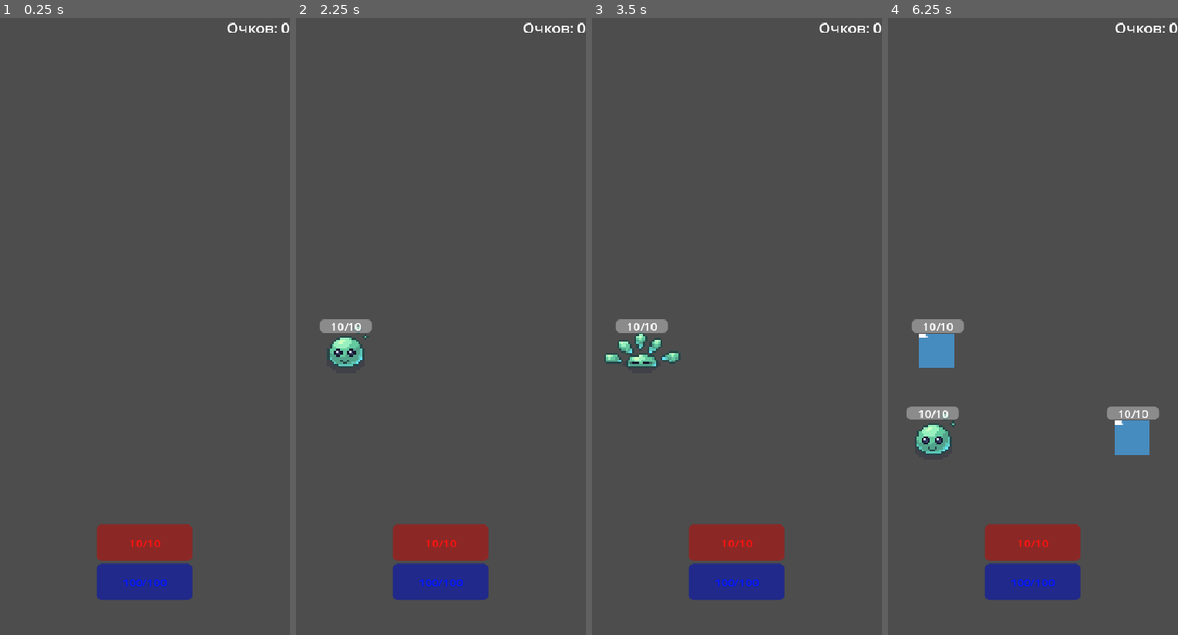
Above: before the commit, frames 1-4 (left to right).
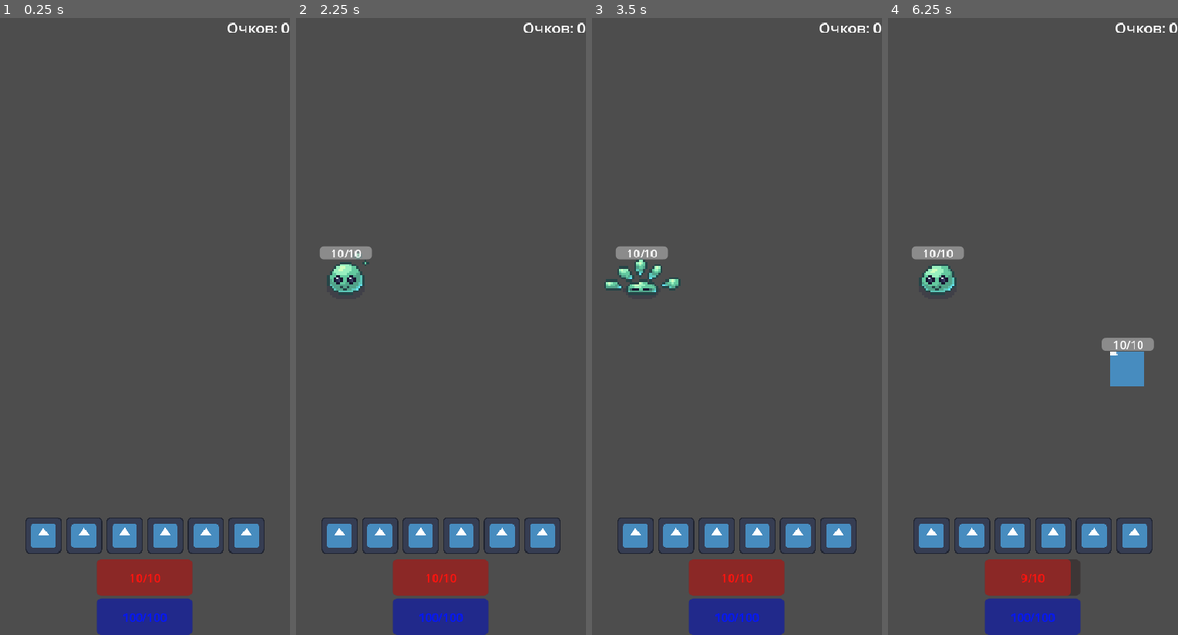
Above: after the commit, the same moments.

Repository: Spirichyels/Crit-or-Quit3
Game: Godot game, scene res://Scenes/Screens/TestScene/test_scene.tscn
The game is run twice, just before and just after one commit, with the same random seed, the same clock (stepped at 60 frames per second) and the same inputs. The engine's default icon, where the game draws it, is replaced by a stand-in: a white triangle on a blue panel in a dark square.
Inputs (mouse positions are in pixels of both pictures, inside the frame that each line leads up to):
- Up to frame 1 (0.25 s): no input
- Up to frame 2 (2.25 s): click (339, 536) at 0.52 s; click (380, 536) at 1.27 s; click (420, 536) at 2.02 s
- Up to frame 3 (3.5 s): click (757, 536) at 2.77 s
- Up to frame 4 (6.25 s): click (1093, 536) at 3.52 s; click (1134, 536) at 4.27 s; click (931, 536) at 5.02 s; click (972, 536) at 5.77 s

The runs differ from the first frame. In frame 1, 7.4% of the frame differs, in the area x 8-92%, y 80-100%; in frame 2, 9.3%; in frame 3, 9.6%; in frame 4, 12%, in the area x 6-94%, y 37-100%.

Commit message:
nu skills dobavil 16.10.26

Diff:
--- a/Global/Global.gd
+++ b/Global/Global.gd
@@ -20,4 +20,8 @@
 		SCORE = value
 		emit_signal("score_changed")
 
+var DIFFICULTY = 0:
+	set(value):
+		DIFFICULTY = value
+
 var PLAYER_SCORE = 0
--- a/Scenes/Entites/Enemie/enemie.gd
+++ b/Scenes/Entites/Enemie/enemie.gd
@@ -10,9 +10,14 @@
 
 @onready var hp_bar: sp4_ValueProgressBar = $VBoxContainer/Control/Skin/hpBar
 
+#Эти 2 переменные нужны для защиты от 2 клика на телефоне
+var _last_click := 0.0
+const _CLICK_COOLDOWN := 0.1
+#--------------------------------
 
 var isBlocking = false
 var onDeath = true
+var onReady = true
 var onVisible = false:
 	set(value):
 		onVisible = value
@@ -32,7 +37,8 @@
 	set(value):
 		current_hp = value
 		hp_bar.current_hp_changed(current_hp)
-		if current_hp == 0:
+		if current_hp <= 0:
+			current_hp = 0
 			state = DEATH
 
 var max_hp = -1:
@@ -43,21 +49,29 @@
 var state: int = INITIAL:
 	set(value):
 		state = value
+		if (id_buttons == 1):
+			print(state)
 		match state:
 			IDLE:
 				#print(state)
 				if not onDeath:
 					idle_state()
+				else:
+					fix_state(state)
 				pass
 			ATTACK:
 				#print(state)
 				if not onDeath:
 					attack_state()
+				else:
+					fix_state(state)
 				pass
 			TIME_BLOCK:
 				#print(state)
 				if not onDeath:
 					time_block_state()
+				else:
+					fix_state(state)
 				pass
 			DAMAGE:
 				#damage_state()
@@ -66,14 +80,21 @@
 				if not onDeath:
 					death_state()
 					Global.SCORE += 10
+				else:
+					fix_state(state)
 				pass
 			REBORN:
-				reborn_state()
+				print("onReady: ", onReady, "onDeath: " ,onDeath)
+				if onReady:
+					reborn_state()
+				else:
+					print("не могу оживиться")
 			INITIAL:
 				initial_state()
 
 
 func idle_state():
+	onReady = false
 	timer_to_attack.start(1)
 	animated_sprite_2d.play("IDLE")
 func attack_state():
@@ -88,21 +109,26 @@
 	timer_to_block.start(randf_range(1.0, 3.0))
 	pass
 func death_state():
+	onDeath = true
 	timer_to_attack.stop()
 	timer_to_block.stop()
-	onDeath = true
 	animated_sprite_2d.stop()
 	animated_sprite_2d.play("DEATH")
 	await animated_sprite_2d.animation_finished
 	onVisible = false
+	onReady = true
 	pass
 func reborn_state():
+	print("reborn_state")
+	onVisible = false
+
 	animated_sprite_2d.stop()
 
-	max_hp = 10
-	current_hp = 10
-
+	max_hp = 10 + Global.DIFFICULTY
+	current_hp = max_hp
 	onDeath = false
+
+
 	state = IDLE
 	onVisible = true
 
@@ -111,7 +137,8 @@
 	onDeath = true
 	onVisible = false
 
-
+func fix_state(_state):
+	print(state ," не сработал")
 
 func _ready() -> void:
 	label.text = str(id_buttons)
@@ -131,32 +158,24 @@
 	pass
 
 func _stop_block():
-	timer_to_block.stop()
-	state = IDLE
+	if state != DEATH and onDeath == false and onReady == false:
+		timer_to_block.stop()
+		if not onDeath:
+			state = IDLE
 
 
 func _on_timer_to_block_timeout() -> void:
-	_stop_block()
-	if !isBlocking:
-		print(id_buttons,": Нанес урон")
-		Global.PLAYER_CURRENT_HP -= 1
-	isBlocking = false
+	if state != DEATH and onDeath == false and onReady == false:
+		_stop_block()
+		if !isBlocking:
+			if not onDeath:
+				print(id_buttons,": Нанес урон")
+				Global.PLAYER_CURRENT_HP -= 1
+			else:
+				print(id_buttons,": Пытается бить мертвым, но у него ничего не выходит")
+		isBlocking = false
 
 	pass # Replace with function body.
-
-
-#func _on_control_gui_input(event: InputEvent) -> void:
-	#if Input.is_action_just_pressed("mouse_left"):
-		#if state == TIME_BLOCK:
-			#isBlocking = true
-			#_stop_block()
-			#print("Увернулся от ",id_buttons)
-		#isBlocking = false
-		##print("Выбрана зона монтра: ",id_buttons)
-	#pass
-
-var _last_click := 0.0
-const _CLICK_COOLDOWN := 0.1
 
 
 
@@ -168,33 +187,22 @@
 	pass
 
 func _handle_click():
-	var now = Time.get_ticks_msec() / 1000.0
-	if now - _last_click < _CLICK_COOLDOWN:
-		return
-	_last_click = now
-
-	if state == TIME_BLOCK:
-		isBlocking = true
-		_stop_block()
-		print("Увернулся от ", id_buttons)
-	else:
-		current_hp -= 1
-	isBlocking = false
-
-#func _on_color_rect_gui_input(event: InputEvent) -> void:
-	#if Input.is_action_just_pressed("mouse_left"):
-		#if state == TIME_BLOCK:
-			#isBlocking = true
-			#_stop_block()
-			#print("Увернулся от ",id_buttons)
-		#else:
-			#current_hp -= 1
-		#isBlocking = false
-		#
-		##print("Выбрана зона монтра: ",id_buttons)
-	#pass
+	if state != DEATH and onDeath == false and onReady == false:
+		var now = Time.get_ticks_msec() / 1000.0
+		if now - _last_click < _CLICK_COOLDOWN:
+			return
+		_last_click = now
+
+		if state == TIME_BLOCK:
+			isBlocking = true
+			_stop_block()
+			print("Увернулся от ", id_buttons)
+		else:
+			current_hp -= 1
+		isBlocking = false
+
 
 func _on_timer_to_attack_timeout() -> void:
-	if state == IDLE and onDeath == false:
+	if state == IDLE and onDeath == false and onReady == false:
 		state = ATTACK
 	pass # Replace with function body.
--- a/Scenes/Entites/Player/Player.tscn
+++ b/Scenes/Entites/Player/Player.tscn
@@ -4,59 +4,50 @@
 [ext_resource type="Script" uid="uid://mms3rge4jqdh" path="res://Scenes/Entites/Player/player.gd" id="1_lsphr"]
 [ext_resource type="Script" uid="uid://c2ofine0wrkeh" path="res://addons/Sp4/valueProgresBar/sp4_value_progress_bar.gd" id="1_rt0av"]
 
-[node name="Player" type="Control"]
-custom_minimum_size = Vector2(0, 200)
-layout_mode = 3
-anchors_preset = 12
-anchor_top = 1.0
-anchor_right = 1.0
-anchor_bottom = 1.0
-grow_horizontal = 2
-grow_vertical = 0
-script = ExtResource("1_lsphr")
-
-[node name="HBoxContainer" type="HBoxContainer" parent="."]
-layout_mode = 1
+[node name="Player" type="HBoxContainer"]
 anchors_preset = 15
 anchor_right = 1.0
 anchor_bottom = 1.0
 grow_horizontal = 2
 grow_vertical = 2
 alignment = 1
+script = ExtResource("1_lsphr")
 
-[node name="Null1" parent="HBoxContainer" instance=ExtResource("1_cdc8y")]
+[node name="Null1" parent="." instance=ExtResource("1_cdc8y")]
 layout_mode = 2
 
-[node name="VBoxContainer" type="VBoxContainer" parent="HBoxContainer"]
+[node name="VBC" type="VBoxContainer" parent="."]
 layout_mode = 2
 size_flags_horizontal = 3
-alignment = 1
+alignment = 2
 
-[node name="HelthPotionBar" type="ProgressBar" parent="HBoxContainer/VBoxContainer"]
+[node name="HelthPotionBar" type="ProgressBar" parent="VBC"]
+unique_name_in_owner = true
 modulate = Color(1, 0.07450981, 0.05490196, 1)
 custom_minimum_size = Vector2(30, 50)
 layout_mode = 2
 size_flags_horizontal = 3
-size_flags_vertical = 4
+size_flags_vertical = 3
 size_flags_stretch_ratio = 2.0
 value = 100.0
 show_percentage = false
 script = ExtResource("1_rt0av")
 metadata/_custom_type_script = "uid://c2ofine0wrkeh"
 
-[node name="ManaPotionBar" type="ProgressBar" parent="HBoxContainer/VBoxContainer"]
+[node name="ManaPotionBar" type="ProgressBar" parent="VBC"]
+unique_name_in_owner = true
 self_modulate = Color(0.011764706, 0.08627451, 1, 1)
 custom_minimum_size = Vector2(30, 50)
 layout_mode = 2
 size_flags_horizontal = 3
-size_flags_vertical = 4
+size_flags_vertical = 3
 size_flags_stretch_ratio = 2.0
 value = 100.0
 show_percentage = false
 script = ExtResource("1_rt0av")
 metadata/_custom_type_script = "uid://c2ofine0wrkeh"
 
-[node name="Null2" type="Control" parent="HBoxContainer"]
+[node name="Null2" type="Control" parent="."]
 layout_mode = 2
 size_flags_horizontal = 3
 size_flags_vertical = 3
--- a/Scenes/Entites/Player/player.gd
+++ b/Scenes/Entites/Player/player.gd
@@ -1,6 +1,7 @@
-extends Control
+extends HBoxContainer
 
-@onready var helth_potion_bar: sp4_ValueProgressBar = $HBoxContainer/VBoxContainer/HelthPotionBar
+@onready var helth_potion_bar: sp4_ValueProgressBar = %HelthPotionBar
+@onready var mana_potion_bar: sp4_ValueProgressBar = %ManaPotionBar
 
 
 func _ready() -> void:
--- a/Scenes/Entites/PoleEnimies/PoleEnemies.tscn
+++ b/Scenes/Entites/PoleEnimies/PoleEnemies.tscn
@@ -91,4 +91,9 @@
 wait_time = 2.0
 autostart = true
 
+[node name="TimerOnDiffculty" type="Timer" parent="."]
+wait_time = 10.0
+autostart = true
+
 [connection signal="timeout" from="TimerOnAttack" to="." method="_on_timer_on_attack_timeout"]
+[connection signal="timeout" from="TimerOnDiffculty" to="." method="_on_timer_on_diffculty_timeout"]
--- a/Scenes/Entites/PoleEnimies/pole_enemies.gd
+++ b/Scenes/Entites/PoleEnimies/pole_enemies.gd
@@ -8,6 +8,9 @@
 @onready var enemie_3: Control = $MC/VBC/LineDown/Enemie3
 @onready var enemie_2: Control = $MC/VBC/LineDown/Enemie2
 @onready var enemie_1: Control = $MC/VBC/LineDown/Enemie1
+
+@onready var timer_on_attack: Timer = $TimerOnAttack
+
 
 var enemies = []
 enum {
@@ -22,22 +25,22 @@
 
 
 func _ready() -> void:
-	enemies.push_back(enemie_9)
-	enemies.push_back(enemie_8)
-	enemies.push_back(enemie_7)
-	enemies.push_back(enemie_6)
-	enemies.push_back(enemie_5)
-	enemies.push_back(enemie_4)
-	enemies.push_back(enemie_3)
-	enemies.push_back(enemie_2)
-	enemies.push_back(enemie_1)
+	enemies.push_front(enemie_9)
+	enemies.push_front(enemie_8)
+	enemies.push_front(enemie_7)
+	enemies.push_front(enemie_6)
+	enemies.push_front(enemie_5)
+	enemies.push_front(enemie_4)
+	enemies.push_front(enemie_3)
+	enemies.push_front(enemie_2)
+	enemies.push_front(enemie_1)
 
 	await get_tree().process_frame
 	for i in enemies:
 		#print(i.size.x) #размер Enemy
 		i.update_sizes()
 		i.state = INITIAL
-		print("onDeath: ",i.onDeath)
+		#print("onDeath: ",i.onDeath)
 
 
 func _process(delta: float) -> void:
@@ -52,9 +55,19 @@
 
 
 func _on_timer_on_attack_timeout() -> void:
+	timer_on_attack.wait_time = randi_range(1,8)
+	print("_on_timer_on_attack_timeout")
 	#enemies[randi_range(0,8)].state = ATTACK
 	var enemy = enemies[randi_range(0,8)]
+	#var enemy = enemies[0]
+
 	if enemy.onDeath:
-		enemy.state = REBORN
+		if enemy.onReady:
+			enemy.state = REBORN
 
 	pass # Replace with function body.
+
+
+func _on_timer_on_diffculty_timeout() -> void:
+	Global.DIFFICULTY +=1
+	pass # Replace with function body.
--- a/Scenes/Screens/TestScene/test_scene.gd
+++ b/Scenes/Screens/TestScene/test_scene.gd
@@ -1,5 +1,25 @@
 extends Node2D
 
+
+
+enum SCENE {
+	INITIAL,
+	GAME,
+	PAUSE,
+	END
+}
+
+var scene_state = SCENE.INITIAL:
+	set(value):
+		match scene_state:
+			SCENE.INITIAL:
+				pass
+			SCENE.GAME:
+				pass
+			SCENE.PAUSE:
+				pass
+			SCENE.END:
+				pass
 
 func _ready() -> void:
 
--- a/Scenes/Screens/TestScene/test_scene.tscn
+++ b/Scenes/Screens/TestScene/test_scene.tscn
@@ -1,10 +1,11 @@
-[gd_scene load_steps=6 format=3 uid="uid://uegp1r7f0vww"]
+[gd_scene load_steps=7 format=3 uid="uid://uegp1r7f0vww"]
 
 [ext_resource type="PackedScene" uid="uid://cf7owwxm233vb" path="res://Scenes/Entites/null_1.tscn" id="1_h2g7r"]
 [ext_resource type="PackedScene" uid="uid://kwfejwemim5s" path="res://Scenes/Entites/Player/Player.tscn" id="1_nkwoh"]
 [ext_resource type="Script" uid="uid://cc1yvfc6cft8i" path="res://Scenes/Screens/TestScene/test_scene.gd" id="1_q0s8j"]
 [ext_resource type="Script" uid="uid://5ea0ol4x880n" path="res://Scenes/Screens/TestScene/score.gd" id="2_ctvf0"]
 [ext_resource type="PackedScene" uid="uid://61s8g0ac71or" path="res://Scenes/Entites/PoleEnimies/PoleEnemies.tscn" id="2_q0s8j"]
+[ext_resource type="PackedScene" uid="uid://comcnvbdmkmmr" path="res://Scenes/UI/SkillsBar/skills_bar.tscn" id="5_oteb4"]
 
 [node name="TestScene" type="Node2D"]
 script = ExtResource("1_q0s8j")
@@ -46,7 +47,11 @@
 layout_mode = 2
 size_flags_vertical = 3
 
+[node name="SkillsBar" parent="CanvasLayerPlayer/VBoxContainer" instance=ExtResource("5_oteb4")]
+layout_mode = 2
+
 [node name="Player" parent="CanvasLayerPlayer/VBoxContainer" instance=ExtResource("1_nkwoh")]
 layout_mode = 2
+size_flags_stretch_ratio = 0.0
 
 [node name="CanvasLayer" type="CanvasLayer" parent="."]
--- /dev/null
+++ b/Scenes/UI/SkillsBar/Skill/skill.gd
@@ -0,0 +1,9 @@
+extends TextureButton
+
+var max_size_x = 50
+var max_size_y = 50
+
+
+func setScale(x):
+	scale.x = x
+	scale.x = x
--- /dev/null
+++ b/Scenes/UI/SkillsBar/Skill/skill.tscn
@@ -0,0 +1,18 @@
+[gd_scene load_steps=3 format=3 uid="uid://88ms5kpesgqf"]
+
+[ext_resource type="Script" uid="uid://utabxcthspmi" path="res://Scenes/UI/SkillsBar/Skill/skill.gd" id="1_ovgbl"]
+[ext_resource type="Texture2D" uid="uid://w0yl05xq4q8o" path="res://icon.svg" id="1_yq42r"]
+
+[node name="Skill" type="TextureButton"]
+clip_contents = true
+custom_minimum_size = Vector2(50, 50)
+offset_right = 64.0
+offset_bottom = 64.0
+size_flags_horizontal = 3
+size_flags_vertical = 3
+texture_normal = ExtResource("1_yq42r")
+ignore_texture_size = true
+stretch_mode = 5
+script = ExtResource("1_ovgbl")
+
+[connection signal="resized" from="." to="." method="_on_resized"]
--- /dev/null
+++ b/Scenes/UI/SkillsBar/skills_bar.gd
@@ -0,0 +1,38 @@
+extends HBoxContainer
+
+@onready var skill_1: TextureButton = $Skill1
+@onready var skill_2: TextureButton = $Skill2
+@onready var skill_3: TextureButton = $Skill3
+@onready var skill_4: TextureButton = $Skill4
+
+
+
+var skills = []
+
+
+func _ready() -> void:
+
+
+	skills.push_front(skill_4)
+	skills.push_front(skill_3)
+	skills.push_front(skill_2)
+	skills.push_front(skill_1)
+
+	await get_tree().process_frame
+	for i in skills:
+		#print(i.size.x) #размер Enemy
+		pass
+
+
+
+
+func _on_resized() -> void:
+	if size.x > 400:
+		for i in skills:
+			print(i.scale/2)
+			i.setScale(0.1)
+
+		size.x = 400
+
+
+	pass # Replace with function body.
--- /dev/null
+++ b/Scenes/UI/SkillsBar/skills_bar.tscn
@@ -0,0 +1,44 @@
+[gd_scene load_steps=4 format=3 uid="uid://comcnvbdmkmmr"]
+
+[ext_resource type="PackedScene" uid="uid://cf7owwxm233vb" path="res://Scenes/Entites/null_1.tscn" id="1_1mks6"]
+[ext_resource type="Script" uid="uid://q8k7s38vd0rh" path="res://Scenes/UI/SkillsBar/skills_bar.gd" id="1_6gike"]
+[ext_resource type="PackedScene" uid="uid://88ms5kpesgqf" path="res://Scenes/UI/SkillsBar/Skill/skill.tscn" id="2_6gike"]
+
+[node name="SkillsBar" type="HBoxContainer"]
+clip_contents = true
+anchors_preset = 15
+anchor_right = 1.0
+anchor_bottom = 1.0
+grow_horizontal = 2
+grow_vertical = 2
+size_flags_vertical = 3
+size_flags_stretch_ratio = 0.15
+theme_override_constants/separation = 6
+alignment = 1
+script = ExtResource("1_6gike")
+
+[node name="Null1" parent="." instance=ExtResource("1_1mks6")]
+layout_mode = 2
+
+[node name="Skill1" parent="." instance=ExtResource("2_6gike")]
+layout_mode = 2
+
+[node name="Skill2" parent="." instance=ExtResource("2_6gike")]
+layout_mode = 2
+
+[node name="Skill3" parent="." instance=ExtResource("2_6gike")]
+layout_mode = 2
+
+[node name="Skill4" parent="." instance=ExtResource("2_6gike")]
+layout_mode = 2
+
+[node name="Skill5" parent="." instance=ExtResource("2_6gike")]
+layout_mode = 2
+
+[node name="Skill6" parent="." instance=ExtResource("2_6gike")]
+layout_mode = 2
+
+[node name="Null2" parent="." instance=ExtResource("1_1mks6")]
+layout_mode = 2
+
+[connection signal="resized" from="." to="." method="_on_resized"]
Not shown, added: Scenes/UI/SkillsBar/Skill/skill.gd.uid
Not shown, added: Scenes/UI/SkillsBar/skills_bar.gd.uid
